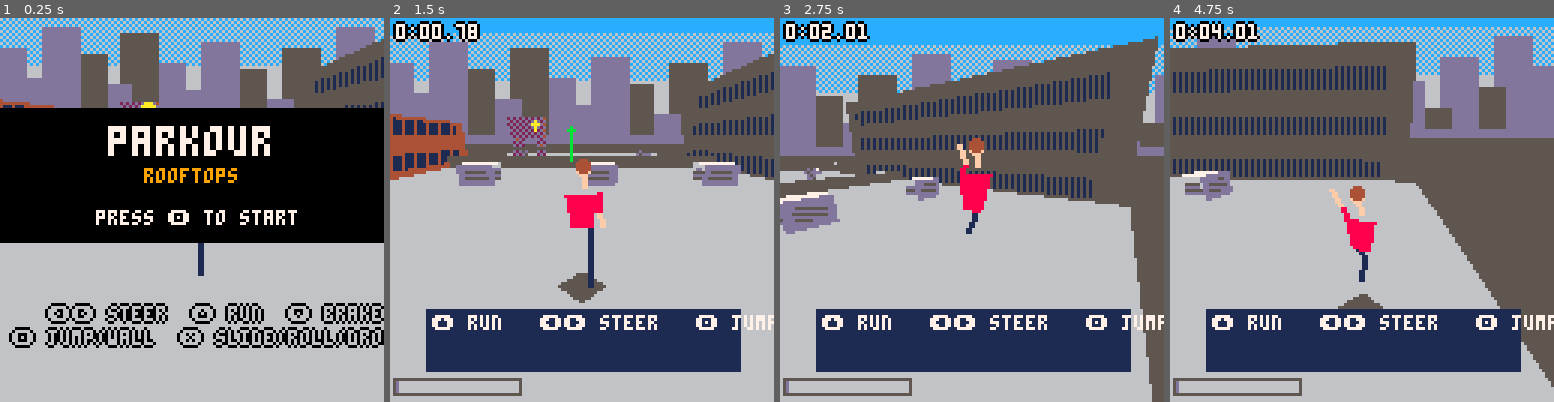
Above: before the commit, frames 1-4 (left to right).
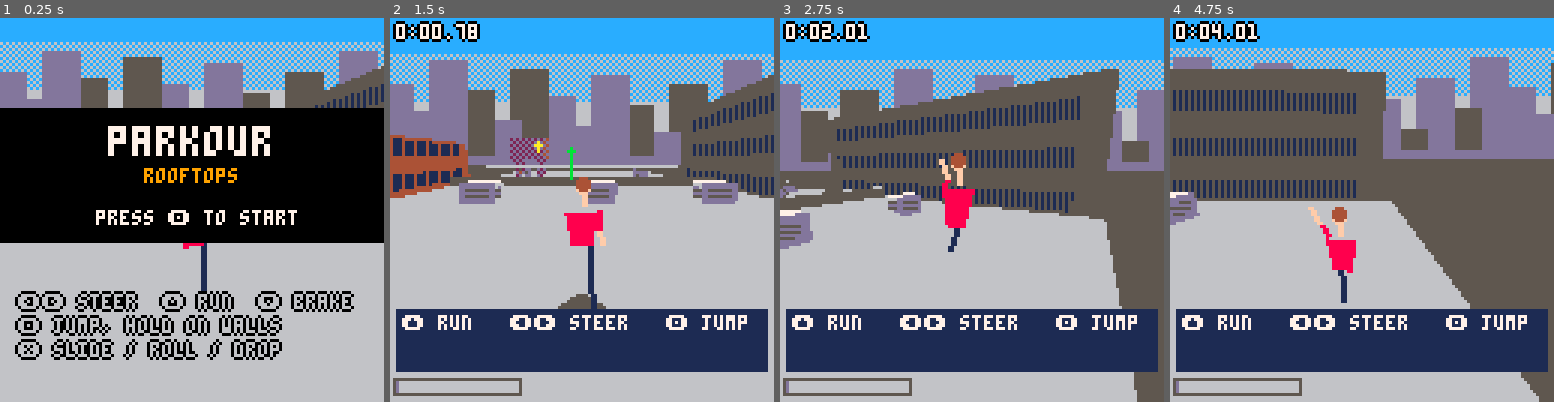
Above: after the commit, the same moments.

Repository: 6Lilith6/PARKOUR
Game: PICO-8 cartridge parkour.p8
Same seed, same stepped clock (60 frames per second), same inputs: the game is played once before the commit and once after it.
Inputs:
- Up to frame 1 (0.25 s): no input
- Up to frame 2 (1.5 s): tap X (X key) at 0.33, 1.07 s; tap O (Z key) at 0.7 s
- Up to frame 3 (2.75 s): hold Right 1.6-2.1 s; tap O (Z key) at 1.7, 2.1, 2.5 s; tap X (X key) at 1.85 s; hold Up 2.15-2.42 s; hold Right from 2.47 s (still down)
- Up to frame 4 (4.75 s): tap O (Z key) every 0.4 s from 2.9 to 4.5 s; tap X (X key) at 2.97, 4.08 s; release Right at 3.03 s; hold Left 3.08-3.58 s; hold Down 3.63-3.97 s; hold Right 4.02-4.68 s; hold Up from 4.73 s (still down)

The runs differ from the first frame. In frame 1, 18% of the frame differs, in the area x 0-100%, y 0-90%; in frame 2, 27%; in frame 3, 31%; in frame 4, 34%, in the area x 0-100%, y 2-100%.

Commit message:
Fix camera collapsing against walls, glancing wall contact, ladder grabs
- blocked camera boom lifts over the runner's head instead of looking
  straight down; look target leads the runner by ~1m
- glancing wall hits deflect the heading along the wall with a one-off
  speed loss (was a per-frame drain); head-on stops, fast head-on bonks
- ladders/pipes: must face them to grab, can be caught mid-air, and the
  runner snaps onto the broad face
- hints use a full-width box (p8scii glyphs are 8px wide)
- tools/fuzz.py: random-input robustness test

Co-Authored-By: Claude Opus 5.5 <noreply@anthropic.com>
Claude-Session: https://claude.ai/code/session_013dHcJmQw6YEhdeW29Hzu4g

Diff:
--- a/parkour.p8
+++ b/parkour.p8
@@ -108,8 +108,9 @@
   pr("\^w\^tparkour",36,7,36)
   pr("rooftops",50,9)
   pr("press 🅾️ to start",64,7)
-  pr("⬅️➡️ steer  ⬆️ run  ⬇️ brake",96,6)
-  pr("🅾️ jump/wall  ❎ slide/roll/drop",104,6)
+  pr("⬅️➡️ steer  ⬆️ run  ⬇️ brake",92,6,6)
+  pr("🅾️ jump, hold on walls",100,6,6)
+  pr("❎ slide / roll / drop",108,6,6)
   if dget(20)>0 then pr("best "..ft(dget(0)),116,10) end
   return
  end
@@ -128,10 +129,8 @@
   pr(pop..(chain>1 and " x"..chain or ""),108-popt*4,popt>.3 and 7 or 6)
  end
  if hint then
-  local s,w=hints[hint],0
-  for l in all(split(s,"\n")) do w=max(w,#l) end
-  rectfill(62-w*2,97,66+w*2,117,1)
-  print(s,64-w*2,99,7)
+  rectfill(2,97,125,117,1)
+  print(hints[hint],4,99,7)
  end
  if fade>0 then
   fillp(fade>6 and 0 or 0x5a5a)
@@ -294,8 +293,9 @@
 
 -- face box b from the side the
 -- player is outside of
-function snapface(b)
- if max(b[1]-px,px-b[4])>max(b[3]-pz,pz-b[6]) then
+function snapface(b,zf)
+ if zf==nil then zf=max(b[1]-px,px-b[4])<=max(b[3]-pz,pz-b[6]) end
+ if not zf then
   wnx,wnz=px<b[1] and -1 or 1,0
   px=wnx<0 and b[1]-r or b[4]+r
  else
@@ -491,21 +491,25 @@
  lstep=f
  if wall then
   local into=-cos(ang)*wnx-sin(ang)*wnz
-  if wall.f&2>0 and iu then
-   snapface(wall)
-   cb=wall
-   setst"climb"
-   sfx(4)
+  if wall.f&2>0 and iu and into>.5 then
+   startclimb()
   elseif into>.5 and spd>1 and canvault(wall) then
    startvault(wall)
   elseif into>.6 and jz and spd>3 then
    wallup(spd*into)
-  elseif into>.7 and spd>5.5 then
-   bonk()
-   stun=.3
-   setst"land"
-  else
-   spd*=1-into*.3
+  elseif into>.7 then
+   if spd>5.5 then
+    bonk()
+    stun=.3
+    setst"land"
+   end
+   spd=0
+  elseif into>0 then
+   -- glancing: slide along it
+   local tx,tz=-wnz,wnx
+   if cos(ang)*tx+sin(ang)*tz<0 then tx,tz=-tx,-tz end
+   ang=atan2(tx,tz)
+   spd*=1-into*.5
   end
  end
 end
@@ -564,7 +568,10 @@
  end
  if not wall then return end
  local vin,vp=max(-vx*wnx-vz*wnz),vz*wnx-vx*wnz
- if jbuf>0 then
+ if wall.f&2>0 and iu and vin>.5 then
+  -- catch a ladder/pipe mid-air
+  startclimb()
+ elseif jbuf>0 then
   -- tic-tac: kick off, keep
   -- the along-wall speed
   wallkick(vp,max(3.2,vin*.5),"tic-tac")
@@ -747,7 +754,17 @@
  end
 end
 
--- ladders + drainpipes (yellow)
+-- ladders + drainpipes (yellow):
+-- always face their broad side
+function startclimb()
+ cb=wall
+ local zf=cb[4]-cb[1]>cb[6]-cb[3]
+ snapface(cb,zf)
+ if zf then px=mid(cb[1],px,cb[4]) else pz=mid(cb[3],pz,cb[6]) end
+ setst"climb"
+ sfx(4)
+end
+
 s.climb=function()
  local d=(iu and 1 or 0)-(id and 1 or 0)
  py+=d*2.6*dt
@@ -937,6 +954,8 @@
   if solid(tx+(dx-tx)*k,ty+(dy-ty)*k,tz+(dz-tz)*k) then
    k-=.15
    dx,dy,dz=tx+(dx-tx)*k,ty+(dy-ty)*k,tz+(dz-tz)*k
+   -- too close: lift over the head
+   if k<.4 then dx,dy,dz=tx-fx*.3,ty+1.6,tz-fz*.3 end
    break
   end
  end
@@ -945,9 +964,9 @@
  cam[3]+=(dz-cam[3])*.2
  cam[2]+=ey*min(.3,.07+abs(ey)*.04)
  -- look ahead along the run
- look[1]+=(tx+cos(ang)*h*.3-look[1])*.2
+ look[1]+=(tx+cos(ang)*(1+h*.3)-look[1])*.2
  look[2]+=(ty-.2-look[2])*.15
- look[3]+=(tz+sin(ang)*h*.3-look[3])*.2
+ look[3]+=(tz+sin(ang)*(1+h*.3)-look[3])*.2
  fl+=(72-h*1.7-fl)*.1
  shake=max(shake-dt)
  local sx,sy,sz=cam[1]+rnd(shake)-shake/2,cam[2]+rnd(shake),cam[3]
--- a/src/camera.lua
+++ b/src/camera.lua
@@ -28,6 +28,8 @@
   if solid(tx+(dx-tx)*k,ty+(dy-ty)*k,tz+(dz-tz)*k) then
    k-=.15
    dx,dy,dz=tx+(dx-tx)*k,ty+(dy-ty)*k,tz+(dz-tz)*k
+   -- too close: lift over the head
+   if k<.4 then dx,dy,dz=tx-fx*.3,ty+1.6,tz-fz*.3 end
    break
   end
  end
@@ -36,9 +38,9 @@
  cam[3]+=(dz-cam[3])*.2
  cam[2]+=ey*min(.3,.07+abs(ey)*.04)
  -- look ahead along the run
- look[1]+=(tx+cos(ang)*h*.3-look[1])*.2
+ look[1]+=(tx+cos(ang)*(1+h*.3)-look[1])*.2
  look[2]+=(ty-.2-look[2])*.15
- look[3]+=(tz+sin(ang)*h*.3-look[3])*.2
+ look[3]+=(tz+sin(ang)*(1+h*.3)-look[3])*.2
  fl+=(72-h*1.7-fl)*.1
  shake=max(shake-dt)
  local sx,sy,sz=cam[1]+rnd(shake)-shake/2,cam[2]+rnd(shake),cam[3]
--- a/src/main.lua
+++ b/src/main.lua
@@ -105,8 +105,9 @@
   pr("\^w\^tparkour",36,7,36)
   pr("rooftops",50,9)
   pr("press 🅾️ to start",64,7)
-  pr("⬅️➡️ steer  ⬆️ run  ⬇️ brake",96,6)
-  pr("🅾️ jump/wall  ❎ slide/roll/drop",104,6)
+  pr("⬅️➡️ steer  ⬆️ run  ⬇️ brake",92,6,6)
+  pr("🅾️ jump, hold on walls",100,6,6)
+  pr("❎ slide / roll / drop",108,6,6)
   if dget(20)>0 then pr("best "..ft(dget(0)),116,10) end
   return
  end
@@ -125,10 +126,8 @@
   pr(pop..(chain>1 and " x"..chain or ""),108-popt*4,popt>.3 and 7 or 6)
  end
  if hint then
-  local s,w=hints[hint],0
-  for l in all(split(s,"\n")) do w=max(w,#l) end
-  rectfill(62-w*2,97,66+w*2,117,1)
-  print(s,64-w*2,99,7)
+  rectfill(2,97,125,117,1)
+  print(hints[hint],4,99,7)
  end
  if fade>0 then
   fillp(fade>6 and 0 or 0x5a5a)
--- a/src/parkour.lua
+++ b/src/parkour.lua
@@ -27,8 +27,9 @@
 
 -- face box b from the side the
 -- player is outside of
-function snapface(b)
- if max(b[1]-px,px-b[4])>max(b[3]-pz,pz-b[6]) then
+function snapface(b,zf)
+ if zf==nil then zf=max(b[1]-px,px-b[4])<=max(b[3]-pz,pz-b[6]) end
+ if not zf then
   wnx,wnz=px<b[1] and -1 or 1,0
   px=wnx<0 and b[1]-r or b[4]+r
  else
--- a/src/player.lua
+++ b/src/player.lua
@@ -82,21 +82,25 @@
  lstep=f
  if wall then
   local into=-cos(ang)*wnx-sin(ang)*wnz
-  if wall.f&2>0 and iu then
-   snapface(wall)
-   cb=wall
-   setst"climb"
-   sfx(4)
+  if wall.f&2>0 and iu and into>.5 then
+   startclimb()
   elseif into>.5 and spd>1 and canvault(wall) then
    startvault(wall)
   elseif into>.6 and jz and spd>3 then
    wallup(spd*into)
-  elseif into>.7 and spd>5.5 then
-   bonk()
-   stun=.3
-   setst"land"
-  else
-   spd*=1-into*.3
+  elseif into>.7 then
+   if spd>5.5 then
+    bonk()
+    stun=.3
+    setst"land"
+   end
+   spd=0
+  elseif into>0 then
+   -- glancing: slide along it
+   local tx,tz=-wnz,wnx
+   if cos(ang)*tx+sin(ang)*tz<0 then tx,tz=-tx,-tz end
+   ang=atan2(tx,tz)
+   spd*=1-into*.5
   end
  end
 end
@@ -155,7 +159,10 @@
  end
  if not wall then return end
  local vin,vp=max(-vx*wnx-vz*wnz),vz*wnx-vx*wnz
- if jbuf>0 then
+ if wall.f&2>0 and iu and vin>.5 then
+  -- catch a ladder/pipe mid-air
+  startclimb()
+ elseif jbuf>0 then
   -- tic-tac: kick off, keep
   -- the along-wall speed
   wallkick(vp,max(3.2,vin*.5),"tic-tac")
@@ -338,7 +345,17 @@
  end
 end
 
--- ladders + drainpipes (yellow)
+-- ladders + drainpipes (yellow):
+-- always face their broad side
+function startclimb()
+ cb=wall
+ local zf=cb[4]-cb[1]>cb[6]-cb[3]
+ snapface(cb,zf)
+ if zf then px=mid(cb[1],px,cb[4]) else pz=mid(cb[3],pz,cb[6]) end
+ setst"climb"
+ sfx(4)
+end
+
 s.climb=function()
  local d=(iu and 1 or 0)-(id and 1 or 0)
  py+=d*2.6*dt
Not shown, added: tools/fuzz.py
